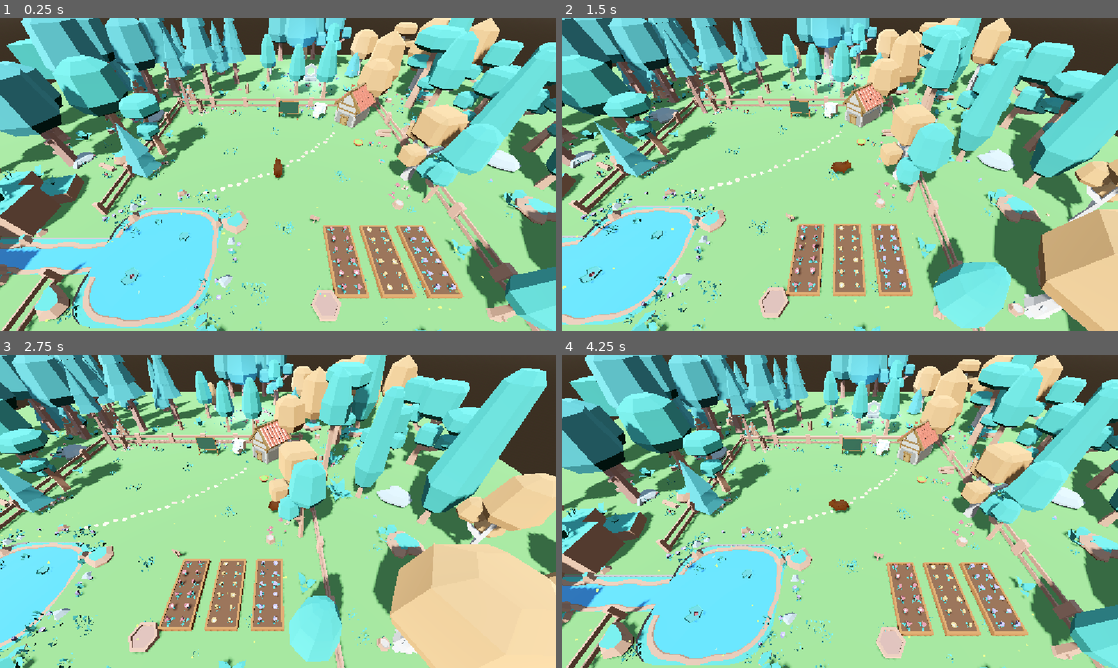
Above: before the commit, frames 1-4 (two rows, left to right).
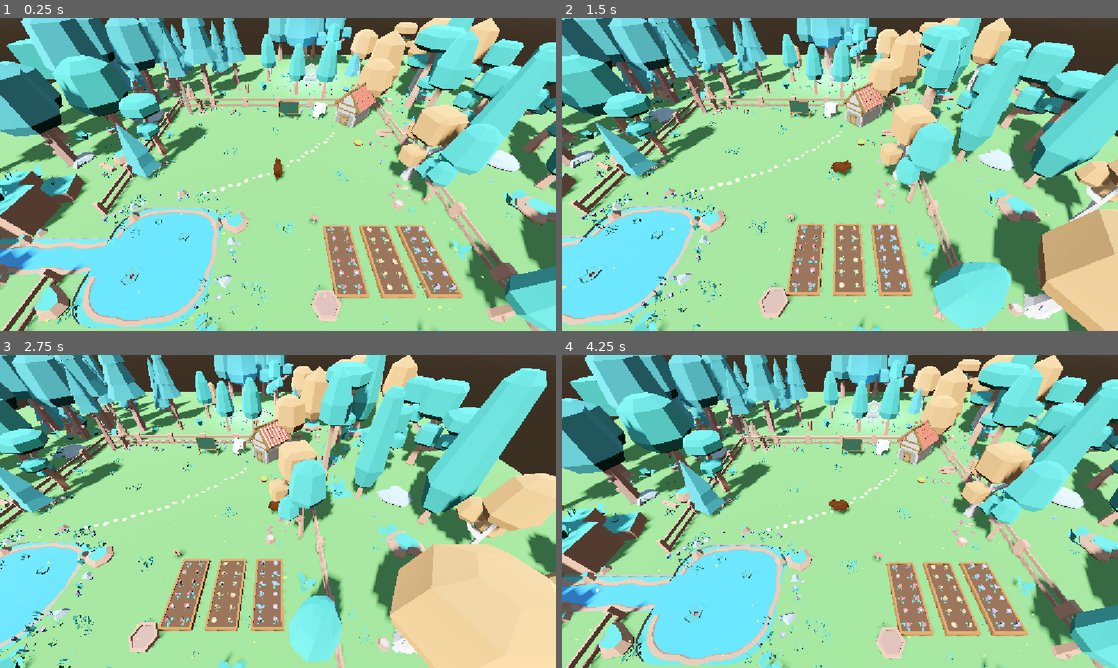
Above: after the commit, the same moments.

Repository: MatheusPatricioo/capivara-ia
Game: Godot game, scene res://scenes/world.tscn
The game is run twice, just before and just after one commit, with the same random seed, the same clock (stepped at 60 frames per second) and the same inputs.
Inputs (mouse positions are in pixels of both pictures, inside the frame that each line leads up to):
- Up to frame 1 (0.25 s): no input
- Up to frame 2 (1.5 s): move the mouse to (962, 158) at 0.52 s; hold D (move_right) 0.53-1.28 s; hold Tab (toggle_control_mode) 0.53-1.28 s; click (962, 158) at 0.67 s; move the mouse to (728, 190) at 1.27 s; hold S (move_backward) from 1.28 s (still down); tap Tab (toggle_control_mode) at 1.35 s
- Up to frame 3 (2.75 s): move the mouse to (333, 442) at 2.02 s; release S (move_backward) at 2.03 s; hold D (move_right) from 2.03 s (still down); hold Tab (toggle_control_mode) from 2.03 s (still down)
- Up to frame 4 (4.25 s): move the mouse to (812, 574) at 2.77 s; release D (move_right) at 2.78 s; release Tab (toggle_control_mode) at 2.78 s; hold W (move_forward) 2.78-3.53 s; tap Tab (toggle_control_mode) at 2.85 s; click (812, 574) at 2.92 s; move the mouse to (1006, 558) at 3.52 s; hold A (move_left) from 3.53 s (still down); hold Tab (toggle_control_mode) from 3.53 s (still down)

The runs differ from the first frame. In frame 1, 3.7% of the frame differs, in the area x 0-100%, y 0-100%; in frame 2, 3.1%; in frame 3, 2.8%; in frame 4, 3.8%.

Commit message:
perf: make shadows cheaper so the world stays smooth while the model thinks
The local model shares the GPU with Godot, and the world dropped to 27 FPS while it generated text. The sun now uses 2 shadow splits up to 30 m instead of 4 up to 100 m, and small plants, flowers and path stones cast no shadow. Measured under model load: 27 to 54 FPS and 2220 to about 550 draw calls.

Diff:
--- a/world/scenes/world.tscn
+++ b/world/scenes/world.tscn
@@ -142,6 +142,8 @@
 [node name="Sun" type="DirectionalLight3D" parent="." unique_id=1058224629]
 transform = Transform3D(0.8660254, 0.38302222, -0.32139382, 0, 0.64278764, 0.76604444, 0.5, -0.66341394, 0.5566704, -0.033693314, 0.02701664, -0.011414051)
 shadow_enabled = true
+directional_shadow_mode = 1
+directional_shadow_max_distance = 30.0
 
 [node name="Floor" type="CSGCombiner3D" parent="." unique_id=6226552 groups=["navigation_source"]]
 
@@ -388,6 +390,7 @@
 max_scale = 1.1
 random_seed = 11
 keep_out_areas = Array[Rect2]([Rect2(-8, 2.5, 2.8, 1.8), Rect2(-11.6, 0.2, 5.3, 6.6)])
+casts_shadows = false
 inner_ratio = 0.78
 
 [node name="HouseDoorFlowers" type="Node3D" parent="Nature/Inside/Patches"]
@@ -400,6 +403,7 @@
 max_scale = 1.2
 random_seed = 13
 keep_out_areas = Array[Rect2]([Rect2(-8, 2.5, 2.8, 1.8), Rect2(-11.6, 0.2, 5.3, 6.6)])
+casts_shadows = false
 
 [node name="WorkspaceBackFlowers" type="Node3D" parent="Nature/Inside/Patches"]
 position = Vector3(1.4, 0, -5.55)
@@ -411,6 +415,7 @@
 max_scale = 1.2
 random_seed = 14
 keep_out_areas = Array[Rect2]([Rect2(-8, 2.5, 2.8, 1.8), Rect2(-11.6, 0.2, 5.3, 6.6)])
+casts_shadows = false
 
 [node name="CenterGrassTuft1" type="Node3D" parent="Nature/Inside/Patches"]
 position = Vector3(-2.1, 0, -1.4)
@@ -422,6 +427,7 @@
 max_scale = 1.1
 random_seed = 60
 keep_out_areas = Array[Rect2]([Rect2(-8, 2.5, 2.8, 1.8), Rect2(-11.6, 0.2, 5.3, 6.6)])
+casts_shadows = false
 
 [node name="CenterGrassTuft2" type="Node3D" parent="Nature/Inside/Patches"]
 position = Vector3(2.6, 0, 0.2)
@@ -433,6 +439,7 @@
 max_scale = 1.1
 random_seed = 61
 keep_out_areas = Array[Rect2]([Rect2(-8, 2.5, 2.8, 1.8), Rect2(-11.6, 0.2, 5.3, 6.6)])
+casts_shadows = false
 
 [node name="CenterGrassTuft3" type="Node3D" parent="Nature/Inside/Patches"]
 position = Vector3(0.2, 0, 2.4)
@@ -444,6 +451,7 @@
 max_scale = 1.1
 random_seed = 62
 keep_out_areas = Array[Rect2]([Rect2(-8, 2.5, 2.8, 1.8), Rect2(-11.6, 0.2, 5.3, 6.6)])
+casts_shadows = false
 
 [node name="CenterGrassTuft4" type="Node3D" parent="Nature/Inside/Patches"]
 position = Vector3(-0.6, 0, 4.4)
@@ -455,6 +463,7 @@
 max_scale = 1.1
 random_seed = 63
 keep_out_areas = Array[Rect2]([Rect2(-8, 2.5, 2.8, 1.8), Rect2(-11.6, 0.2, 5.3, 6.6)])
+casts_shadows = false
 
 [node name="CenterGrassTuft5" type="Node3D" parent="Nature/Inside/Patches"]
 position = Vector3(-0.2, 0, -3.2)
@@ -466,6 +475,7 @@
 max_scale = 1.1
 random_seed = 64
 keep_out_areas = Array[Rect2]([Rect2(-8, 2.5, 2.8, 1.8), Rect2(-11.6, 0.2, 5.3, 6.6)])
+casts_shadows = false
 
 [node name="WorkspaceFlowers" type="Node3D" parent="Nature/Inside/Patches"]
 position = Vector3(-3.2, 0, -5.3)
@@ -477,6 +487,7 @@
 max_scale = 1.2
 random_seed = 18
 keep_out_areas = Array[Rect2]([Rect2(-8, 2.5, 2.8, 1.8), Rect2(-11.6, 0.2, 5.3, 6.6)])
+casts_shadows = false
 
 [node name="PondFlowerRing" type="Node3D" parent="Nature/Inside/Patches"]
 position = Vector3(-3.6, 0, 3.4)
@@ -488,6 +499,7 @@
 max_scale = 1.2
 random_seed = 19
 keep_out_areas = Array[Rect2]([Rect2(-8, 2.5, 2.8, 1.8), Rect2(-11.6, 0.2, 5.3, 6.6)])
+casts_shadows = false
 inner_ratio = 0.82
 
 [node name="PondGrassRing" type="Node3D" parent="Nature/Inside/Patches"]
@@ -500,6 +512,7 @@
 max_scale = 1.2
 random_seed = 20
 keep_out_areas = Array[Rect2]([Rect2(-8, 2.5, 2.8, 1.8), Rect2(-11.6, 0.2, 5.3, 6.6)])
+casts_shadows = false
 inner_ratio = 0.78
 
 [node name="PondPebbles" type="Node3D" parent="Nature/Inside/Patches"]
@@ -512,6 +525,7 @@
 max_scale = 1.3
 random_seed = 21
 keep_out_areas = Array[Rect2]([Rect2(-8, 2.5, 2.8, 1.8), Rect2(-11.6, 0.2, 5.3, 6.6)])
+casts_shadows = false
 inner_ratio = 0.8
 
 [node name="MushroomsWest" type="Node3D" parent="Nature/Inside/Patches"]
@@ -524,6 +538,7 @@
 max_scale = 1.2
 random_seed = 25
 keep_out_areas = Array[Rect2]([Rect2(-8, 2.5, 2.8, 1.8), Rect2(-11.6, 0.2, 5.3, 6.6)])
+casts_shadows = false
 
 [node name="MushroomsEast" type="Node3D" parent="Nature/Inside/Patches"]
 position = Vector3(4.6, 0, 0.9)
@@ -535,6 +550,7 @@
 max_scale = 1.2
 random_seed = 26
 keep_out_areas = Array[Rect2]([Rect2(-8, 2.5, 2.8, 1.8), Rect2(-11.6, 0.2, 5.3, 6.6)])
+casts_shadows = false
 
 [node name="MushroomsNorthWest" type="Node3D" parent="Nature/Inside/Patches"]
 position = Vector3(-4.6, 0, -5.1)
@@ -546,6 +562,7 @@
 max_scale = 1.2
 random_seed = 27
 keep_out_areas = Array[Rect2]([Rect2(-8, 2.5, 2.8, 1.8), Rect2(-11.6, 0.2, 5.3, 6.6)])
+casts_shadows = false
 
 [node name="PondFireflies" parent="Nature/Inside/Patches" instance=ExtResource("fireflies")]
 position = Vector3(-3.6, 0.9, 3.4)
@@ -650,6 +667,7 @@
 max_scale = 2.4
 random_seed = 201
 keep_out_areas = Array[Rect2]([Rect2(-8, 2.5, 2.8, 1.8), Rect2(-11.6, 0.2, 5.3, 6.6)])
+casts_shadows = false
 min_distance = 1.2
 
 [node name="NorthRocks" type="Node3D" parent="Nature/Outside/Undergrowth"]
@@ -662,6 +680,7 @@
 max_scale = 1.5
 random_seed = 202
 keep_out_areas = Array[Rect2]([Rect2(-8, 2.5, 2.8, 1.8), Rect2(-11.6, 0.2, 5.3, 6.6)])
+casts_shadows = false
 min_distance = 2
 
 [node name="NorthLogs" type="Node3D" parent="Nature/Outside/Undergrowth"]
@@ -674,6 +693,7 @@
 max_scale = 1.4
 random_seed = 203
 keep_out_areas = Array[Rect2]([Rect2(-8, 2.5, 2.8, 1.8), Rect2(-11.6, 0.2, 5.3, 6.6)])
+casts_shadows = false
 min_distance = 3
 
 [node name="NorthFlowers" type="Node3D" parent="Nature/Outside/Undergrowth"]
@@ -686,6 +706,7 @@
 max_scale = 1.2
 random_seed = 204
 keep_out_areas = Array[Rect2]([Rect2(-8, 2.5, 2.8, 1.8), Rect2(-11.6, 0.2, 5.3, 6.6)])
+casts_shadows = false
 
 [node name="NorthGrass" type="Node3D" parent="Nature/Outside/Undergrowth"]
 position = Vector3(0, 0, -7.6)
@@ -697,6 +718,7 @@
 max_scale = 1.3
 random_seed = 205
 keep_out_areas = Array[Rect2]([Rect2(-8, 2.5, 2.8, 1.8), Rect2(-11.6, 0.2, 5.3, 6.6)])
+casts_shadows = false
 
 [node name="NorthMushrooms" type="Node3D" parent="Nature/Outside/Undergrowth"]
 position = Vector3(0, 0, -7.6)
@@ -708,6 +730,7 @@
 max_scale = 1.2
 random_seed = 206
 keep_out_areas = Array[Rect2]([Rect2(-8, 2.5, 2.8, 1.8), Rect2(-11.6, 0.2, 5.3, 6.6)])
+casts_shadows = false
 
 [node name="WestBushes" type="Node3D" parent="Nature/Outside/Undergrowth"]
 position = Vector3(-8.3, 0, 0)
@@ -719,6 +742,7 @@
 max_scale = 2.4
 random_seed = 211
 keep_out_areas = Array[Rect2]([Rect2(-8, 2.5, 2.8, 1.8), Rect2(-11.6, 0.2, 5.3, 6.6)])
+casts_shadows = false
 min_distance = 1.2
 
 [node name="WestRocks" type="Node3D" parent="Nature/Outside/Undergrowth"]
@@ -731,6 +755,7 @@
 max_scale = 1.5
 random_seed = 212
 keep_out_areas = Array[Rect2]([Rect2(-8, 2.5, 2.8, 1.8), Rect2(-11.6, 0.2, 5.3, 6.6)])
+casts_shadows = false
 min_distance = 2
 
 [node name="WestLogs" type="Node3D" parent="Nature/Outside/Undergrowth"]
@@ -743,6 +768,7 @@
 max_scale = 1.4
 random_seed = 213
 keep_out_areas = Array[Rect2]([Rect2(-8, 2.5, 2.8, 1.8), Rect2(-11.6, 0.2, 5.3, 6.6)])
+casts_shadows = false
 min_distance = 3
 
 [node name="WestFlowers" type="Node3D" parent="Nature/Outside/Undergrowth"]
@@ -755,6 +781,7 @@
 max_scale = 1.2
 random_seed = 214
 keep_out_areas = Array[Rect2]([Rect2(-8, 2.5, 2.8, 1.8), Rect2(-11.6, 0.2, 5.3, 6.6)])
+casts_shadows = false
 
 [node name="WestGrass" type="Node3D" parent="Nature/Outside/Undergrowth"]
 position = Vector3(-8.3, 0, 0)
@@ -766,6 +793,7 @@
 max_scale = 1.3
 random_seed = 215
 keep_out_areas = Array[Rect2]([Rect2(-8, 2.5, 2.8, 1.8), Rect2(-11.6, 0.2, 5.3, 6.6)])
+casts_shadows = false
 
 [node name="WestMushrooms" type="Node3D" parent="Nature/Outside/Undergrowth"]
 position = Vector3(-8.3, 0, 0)
@@ -777,6 +805,7 @@
 max_scale = 1.2
 random_seed = 216
 keep_out_areas = Array[Rect2]([Rect2(-8, 2.5, 2.8, 1.8), Rect2(-11.6, 0.2, 5.3, 6.6)])
+casts_shadows = false
 
 [node name="EastBushes" type="Node3D" parent="Nature/Outside/Undergrowth"]
 position = Vector3(8.3, 0, 0)
@@ -788,6 +817,7 @@
 max_scale = 2.4
 random_seed = 221
 keep_out_areas = Array[Rect2]([Rect2(-8, 2.5, 2.8, 1.8), Rect2(-11.6, 0.2, 5.3, 6.6)])
+casts_shadows = false
 min_distance = 1.2
 
 [node name="EastRocks" type="Node3D" parent="Nature/Outside/Undergrowth"]
@@ -800,6 +830,7 @@
 max_scale = 1.5
 random_seed = 222
 keep_out_areas = Array[Rect2]([Rect2(-8, 2.5, 2.8, 1.8), Rect2(-11.6, 0.2, 5.3, 6.6)])
+casts_shadows = false
 min_distance = 2
 
 [node name="EastLogs" type="Node3D" parent="Nature/Outside/Undergrowth"]
@@ -812,6 +843,7 @@
 max_scale = 1.4
 random_seed = 223
 keep_out_areas = Array[Rect2]([Rect2(-8, 2.5, 2.8, 1.8), Rect2(-11.6, 0.2, 5.3, 6.6)])
+casts_shadows = false
 min_distance = 3
 
 [node name="EastFlowers" type="Node3D" parent="Nature/Outside/Undergrowth"]
@@ -824,6 +856,7 @@
 max_scale = 1.2
 random_seed = 224
 keep_out_areas = Array[Rect2]([Rect2(-8, 2.5, 2.8, 1.8), Rect2(-11.6, 0.2, 5.3, 6.6)])
+casts_shadows = false
 
 [node name="EastGrass" type="Node3D" parent="Nature/Outside/Undergrowth"]
 position = Vector3(8.3, 0, 0)
@@ -835,6 +868,7 @@
 max_scale = 1.3
 random_seed = 225
 keep_out_areas = Array[Rect2]([Rect2(-8, 2.5, 2.8, 1.8), Rect2(-11.6, 0.2, 5.3, 6.6)])
+casts_shadows = false
 
 [node name="EastMushrooms" type="Node3D" parent="Nature/Outside/Undergrowth"]
 position = Vector3(8.3, 0, 0)
@@ -846,6 +880,7 @@
 max_scale = 1.2
 random_seed = 226
 keep_out_areas = Array[Rect2]([Rect2(-8, 2.5, 2.8, 1.8), Rect2(-11.6, 0.2, 5.3, 6.6)])
+casts_shadows = false
 
 [node name="SouthBushes" type="Node3D" parent="Nature/Outside/Undergrowth"]
 position = Vector3(0, 0, 8.6)
@@ -857,6 +892,7 @@
 max_scale = 2.4
 random_seed = 231
 keep_out_areas = Array[Rect2]([Rect2(-8, 2.5, 2.8, 1.8), Rect2(-11.6, 0.2, 5.3, 6.6)])
+casts_shadows = false
 min_distance = 1.2
 
 [node name="SouthRocks" type="Node3D" parent="Nature/Outside/Undergrowth"]
@@ -869,6 +905,7 @@
 max_scale = 1.5
 random_seed = 232
 keep_out_areas = Array[Rect2]([Rect2(-8, 2.5, 2.8, 1.8), Rect2(-11.6, 0.2, 5.3, 6.6)])
+casts_shadows = false
 min_distance = 2
 
 [node name="SouthLogs" type="Node3D" parent="Nature/Outside/Undergrowth"]
@@ -881,6 +918,7 @@
 max_scale = 1.4
 random_seed = 233
 keep_out_areas = Array[Rect2]([Rect2(-8, 2.5, 2.8, 1.8), Rect2(-11.6, 0.2, 5.3, 6.6)])
+casts_shadows = false
 min_distance = 3
 
 [node name="SouthFlowers" type="Node3D" parent="Nature/Outside/Undergrowth"]
@@ -893,6 +931,7 @@
 max_scale = 1.2
 random_seed = 234
 keep_out_areas = Array[Rect2]([Rect2(-8, 2.5, 2.8, 1.8), Rect2(-11.6, 0.2, 5.3, 6.6)])
+casts_shadows = false
 
 [node name="SouthGrass" type="Node3D" parent="Nature/Outside/Undergrowth"]
 position = Vector3(0, 0, 8.6)
@@ -904,6 +943,7 @@
 max_scale = 1.3
 random_seed = 235
 keep_out_areas = Array[Rect2]([Rect2(-8, 2.5, 2.8, 1.8), Rect2(-11.6, 0.2, 5.3, 6.6)])
+casts_shadows = false
 
 [node name="SouthMushrooms" type="Node3D" parent="Nature/Outside/Undergrowth"]
 position = Vector3(0, 0, 8.6)
@@ -915,6 +955,7 @@
 max_scale = 1.2
 random_seed = 236
 keep_out_areas = Array[Rect2]([Rect2(-8, 2.5, 2.8, 1.8), Rect2(-11.6, 0.2, 5.3, 6.6)])
+casts_shadows = false
 
 [node name="MagicClearing" type="Node3D" parent="Nature/Outside"]
 position = Vector3(2.5, 0, -10.5)
@@ -934,6 +975,7 @@
 max_scale = 1.3
 random_seed = 301
 keep_out_areas = Array[Rect2]([Rect2(-8, 2.5, 2.8, 1.8), Rect2(-11.6, 0.2, 5.3, 6.6)])
+casts_shadows = false
 inner_ratio = 0.88
 
 [node name="ClearingFlowers" type="Node3D" parent="Nature/Outside/MagicClearing"]
@@ -946,6 +988,7 @@
 max_scale = 1.2
 random_seed = 302
 keep_out_areas = Array[Rect2]([Rect2(-8, 2.5, 2.8, 1.8), Rect2(-11.6, 0.2, 5.3, 6.6)])
+casts_shadows = false
 inner_ratio = 0.65
 
 [node name="ClearingGrass" type="Node3D" parent="Nature/Outside/MagicClearing"]
@@ -958,6 +1001,7 @@
 max_scale = 1.2
 random_seed = 303
 keep_out_areas = Array[Rect2]([Rect2(-8, 2.5, 2.8, 1.8), Rect2(-11.6, 0.2, 5.3, 6.6)])
+casts_shadows = false
 inner_ratio = 0.6
 
 [node name="ClearingEdgeTrees" type="Node3D" parent="Nature/Outside/MagicClearing"]
@@ -970,6 +1014,7 @@
 max_scale = 2.4
 random_seed = 304
 keep_out_areas = Array[Rect2]([Rect2(-8, 2.5, 2.8, 1.8), Rect2(-11.6, 0.2, 5.3, 6.6)])
+casts_shadows = false
 inner_ratio = 0.85
 min_distance = 1.6
 
@@ -1078,4 +1123,5 @@
 notice_radius = 1.5
 
 [connection signal="clicked" from="Workspace/Desk/ClickArea" to="ComputerScreen" method="open"]
+
 [connection signal="clicked" from="Workspace/Chalkboard/ClickArea" to="ChalkboardViewer" method="open"]
--- a/world/scripts/props/flower_bed.gd
+++ b/world/scripts/props/flower_bed.gd
@@ -127,6 +127,8 @@
 			copies_per_model[model_index].append(Transform3D(flower_basis, flower_position))
 	for model_index: int in usable_models.size():
 		for drawer: MultiMeshInstance3D in MultiMeshCopies.add_to(self, usable_models[model_index], copies_per_model[model_index]):
+			# Small flowers: their shadow is barely visible and costs a draw call per shadow split.
+			drawer.cast_shadow = GeometryInstance3D.SHADOW_CASTING_SETTING_OFF
 			_built_nodes.append(drawer)
 
 
--- a/world/scripts/props/scatter_patch.gd
+++ b/world/scripts/props/scatter_patch.gd
@@ -64,6 +64,13 @@
 		keep_out_areas = value
 		_rebuild()
 
+## Off for small plants: their shadow is barely visible but costs a draw call per
+## shadow split, and with the local model sharing the GPU every draw call counts.
+@export var casts_shadows: bool = true:
+	set(value):
+		casts_shadows = value
+		_rebuild()
+
 var _drawers: Array[MultiMeshInstance3D] = []
 
 
@@ -94,6 +101,9 @@
 		copies_per_model[model_index].append(Transform3D(copy_basis, copy_position))
 	for model_index: int in usable_models.size():
 		_drawers.append_array(MultiMeshCopies.add_to(self, usable_models[model_index], copies_per_model[model_index]))
+	if not casts_shadows:
+		for drawer: MultiMeshInstance3D in _drawers:
+			drawer.cast_shadow = GeometryInstance3D.SHADOW_CASTING_SETTING_OFF
 
 
 func _pick_positions(random: RandomNumberGenerator) -> Array[Vector3]:
--- a/world/scripts/props/stepping_stones.gd
+++ b/world/scripts/props/stepping_stones.gd
@@ -67,6 +67,8 @@
 	_stones = MultiMeshInstance3D.new()
 	_stones.name = "Stones"
 	_stones.multimesh = _create_multimesh(stone_spots)
+	# Flat stones on the ground cast no visible shadow.
+	_stones.cast_shadow = GeometryInstance3D.SHADOW_CASTING_SETTING_OFF
 	add_child(_stones)
 
 
